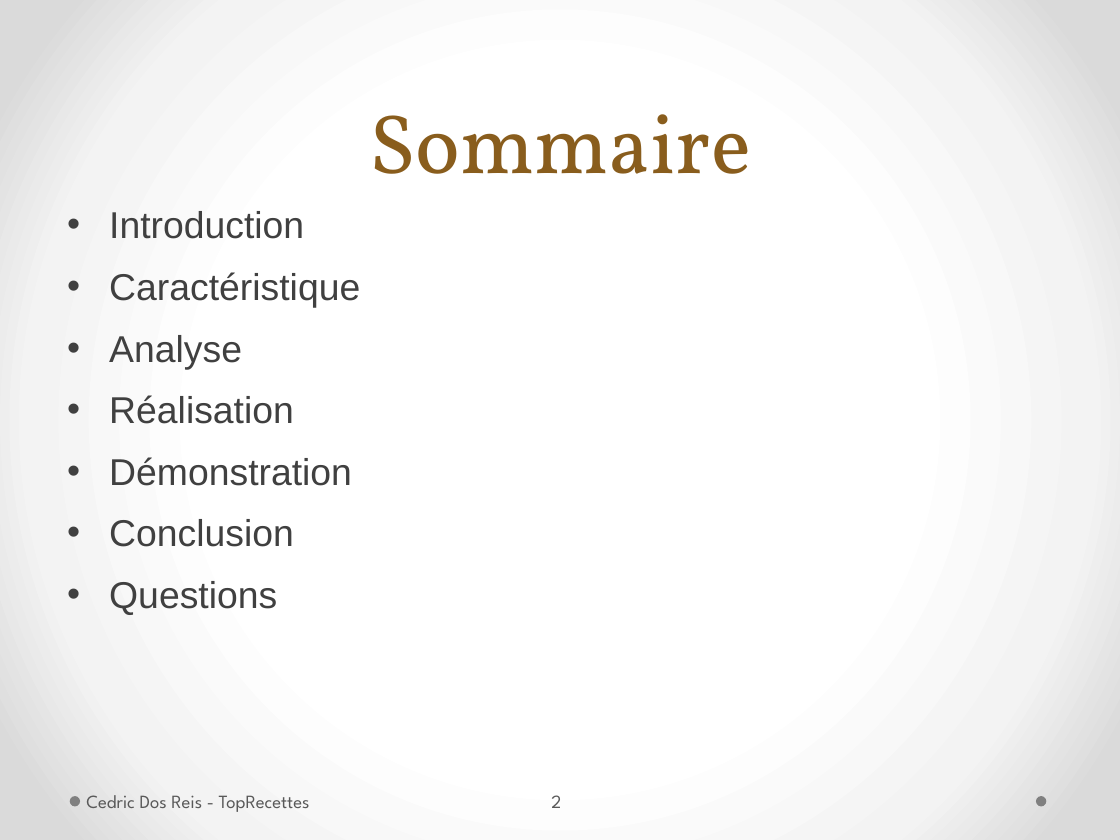
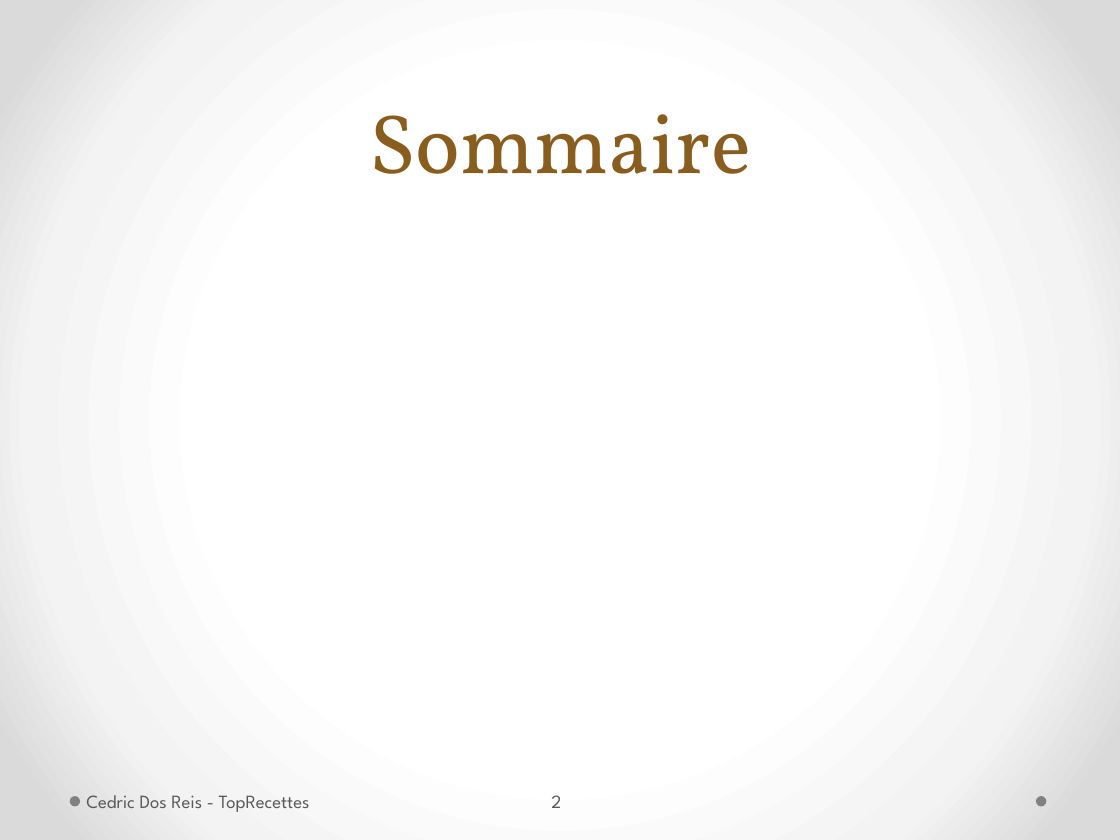
Before and after one commit to MrBeelzeBob/TopRecettes, a slide deck: slide 2 of Rendu final/PrésentationTPI2015_TopRecette.pptx. Drawn at 1120x840 pixels with LibreOffice and Linux fonts; fonts in the diff are those of the drawing. Boxes give left, top, right and bottom in pixels: in the first picture for what was removed or moved away, otherwise in the second. Text is boxed around its words. In the diff, an @@ line names an element or a change of style, - is before the commit and + after.

```diff
--- a/Rendu final/PrésentationTPI2015_TopRecette.pptx
+++ b/Rendu final/PrésentationTPI2015_TopRecette.pptx
@@ text removed at box(109, 211, 360, 615) @@
-• Introduction
-• Caractéristique
-• Analyse
-• Réalisation
-• Démonstration
-• Conclusion
-• Questions
```
Also in this commit, not shown: 7 other slides changed, 1 other file.
